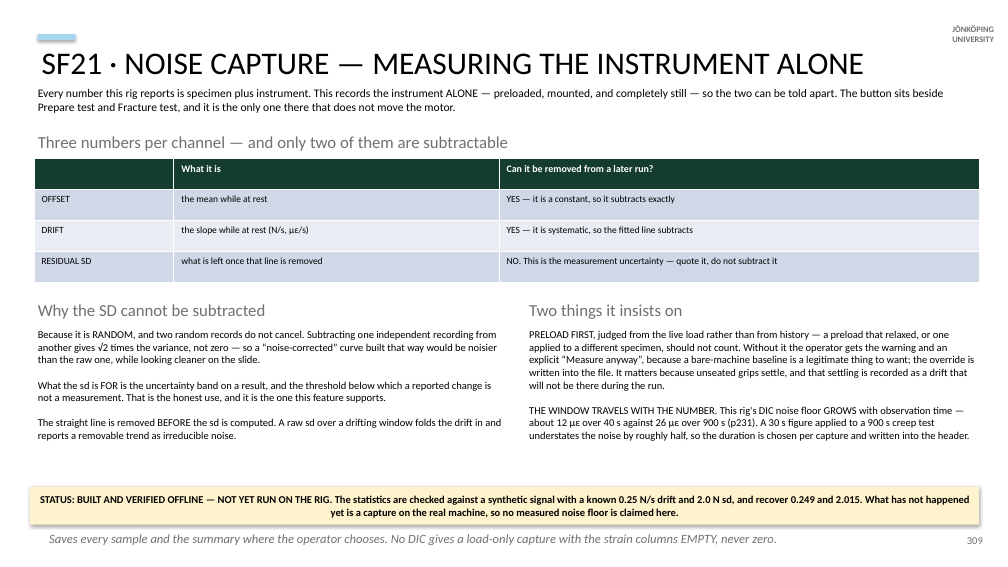
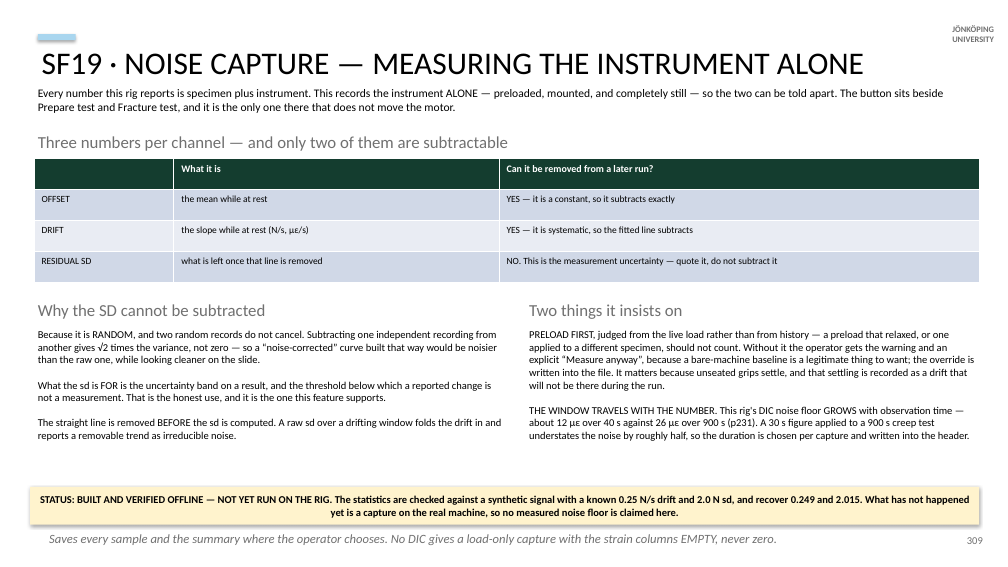
Before and after one commit to AdithyaSivakumar-3/UTM, a slide deck: slide 169 of documentation/decks/V6a_8_6_20_slides.pptx. Drawn at 1008x567 pixels with LibreOffice and Linux fonts; fonts in the diff are those of the drawing. Boxes give left, top, right and bottom in pixels: in the first picture for what was removed or moved away, otherwise in the second. Text is boxed around its words. In the diff, an @@ line names an element or a change of style, - is before the commit and + after.

```diff
--- a/documentation/decks/V6a_8_6_20_slides.pptx
+++ b/documentation/decks/V6a_8_6_20_slides.pptx
@@ text at <box>42,53,864,75</box>: text changed @@
-SF21 · NOISE CAPTURE — MEASURING THE INSTRUMENT ALONE
+SF19 · NOISE CAPTURE — MEASURING THE INSTRUMENT ALONE
```
Also in this commit, not shown: 13 other slides changed, 13 other files.
